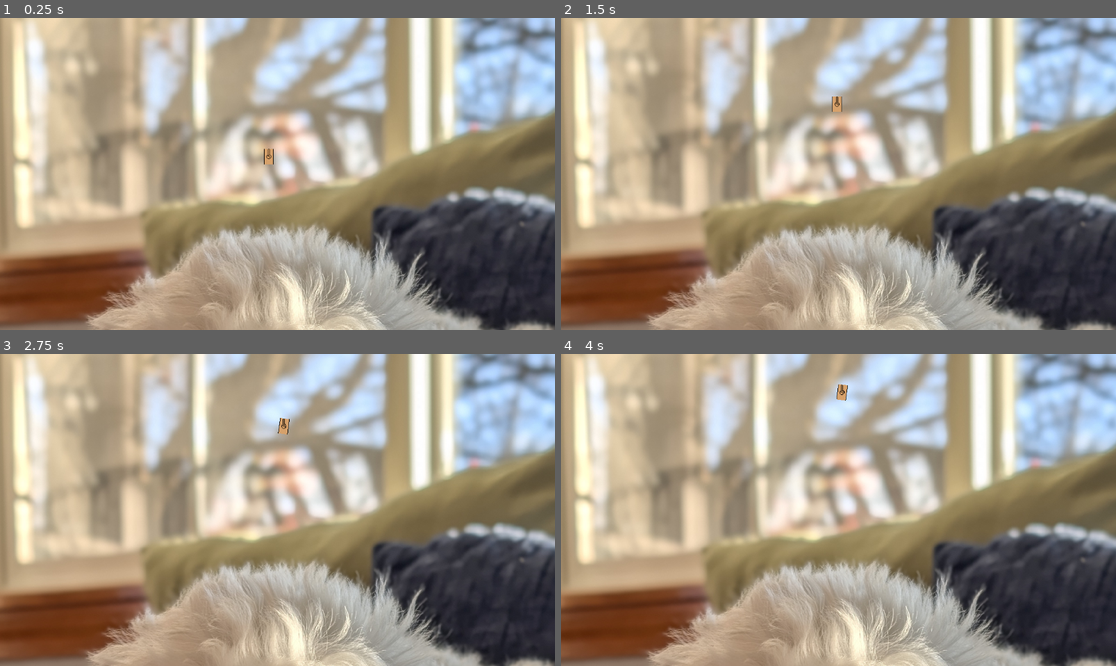
Above: before the commit, frames 1-4 (two rows, left to right).
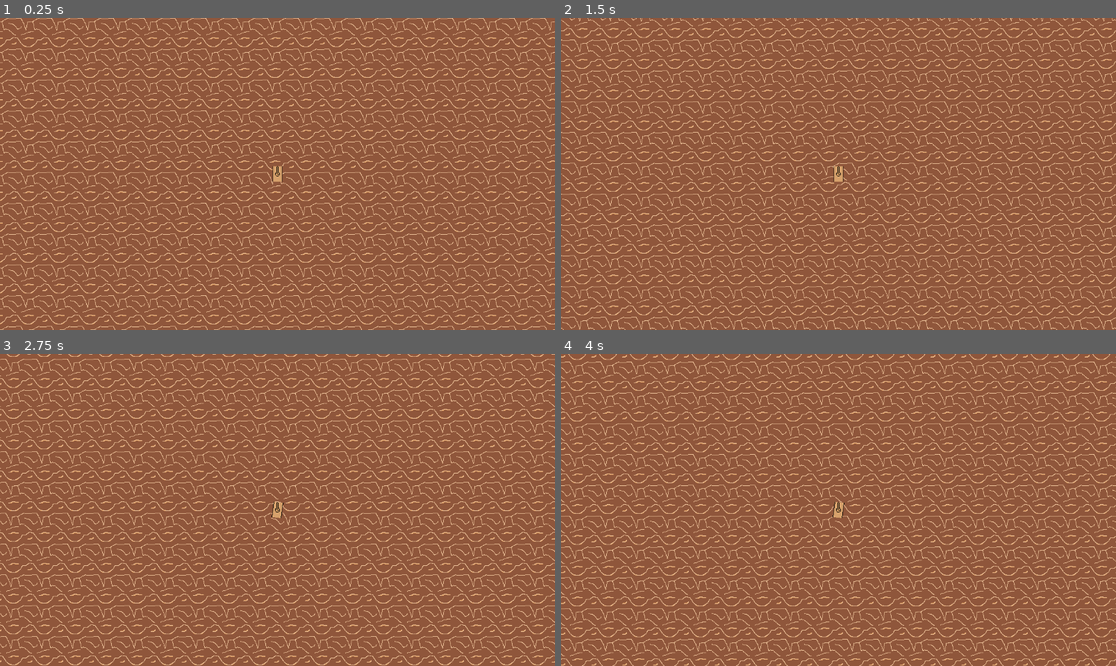
Above: after the commit, the same moments.

Repository: nmfightmaster/tank-survivor
Game: Godot game, scene res://scenes/world.tscn
Two runs of this game, one before a commit and one after it. Both use one fixed random seed, a clock stepped at 60 frames per second and the inputs below.
Inputs:
- Up to frame 1 (0.25 s): no input
- Up to frame 2 (1.5 s): tap Enter at 0.5 s; hold W (move_forward) 0.53-1.28 s; tap D (turn_clockwise) at 0.6 s; hold S (move_backward) from 1.28 s (still down); tap A (turn_counter_clockwise) at 1.35 s
- Up to frame 3 (2.75 s): release S (move_backward) at 2.03 s; hold W (move_forward) from 2.03 s (still down); tap D (turn_clockwise) at 2.1 s
- Up to frame 4 (4 s): tap A (turn_counter_clockwise) at 2.85 s; release W (move_forward) at 3.53 s; hold S (move_backward) from 3.53 s (still down); tap D (turn_clockwise) at 3.6 s

The runs differ from the first frame. In frame 1, 97% of the frame differs, in the area x 0-100%, y 0-100%; in frame 2, 97%; in frame 3, 97%; in frame 4, 97%.

Commit message:
parallax background

Diff:
--- /dev/null
+++ b/scenes/background.gd
@@ -0,0 +1,11 @@
+extends ParallaxBackground
+
+func _ready() -> void:
+	var layer = $ParallaxLayer
+	var sprite = $ParallaxLayer/Sprite2D
+
+	if sprite and sprite.texture:
+		if sprite.region_enabled:
+			layer.motion_mirroring = sprite.region_rect.size
+		else:
+			layer.motion_mirroring = sprite.texture.get_size() * sprite.scale
--- /dev/null
+++ b/scenes/background.tscn
@@ -0,0 +1,17 @@
+[gd_scene load_steps=3 format=3 uid="uid://bud6b6aep1j11"]
+
+[ext_resource type="Texture2D" uid="uid://cwkfbuayb3txq" path="res://sprites/dirt_tile.png" id="1_bkp1e"]
+[ext_resource type="Script" uid="uid://4ib3q1ckeoqe" path="res://scenes/background.gd" id="2_y0upk"]
+
+[node name="Background" type="ParallaxBackground"]
+script = ExtResource("2_y0upk")
+
+[node name="ParallaxLayer" type="ParallaxLayer" parent="."]
+motion_scale = Vector2(1, 1)
+
+[node name="Sprite2D" type="Sprite2D" parent="ParallaxLayer"]
+texture_repeat = 2
+texture = ExtResource("1_bkp1e")
+centered = false
+region_enabled = true
+region_rect = Rect2(0, 0, 4096, 4096)
--- a/scenes/player.tscn
+++ b/scenes/player.tscn
@@ -24,3 +24,5 @@
 
 [node name="TankTurretSprite" type="Sprite2D" parent="."]
 texture = ExtResource("3_qhqgy")
+
+[node name="Camera2D" type="Camera2D" parent="."]
--- a/scenes/world.tscn
+++ b/scenes/world.tscn
@@ -1,14 +1,12 @@
 [gd_scene load_steps=3 format=3 uid="uid://d05isox83rlk8"]
 
-[ext_resource type="Texture2D" uid="uid://bl2n2r172ito" path="res://sammi.jpg" id="1_nnsk1"]
+[ext_resource type="PackedScene" uid="uid://bud6b6aep1j11" path="res://scenes/background.tscn" id="2_4wyf3"]
 [ext_resource type="PackedScene" uid="uid://bjp2xgds1j05w" path="res://scenes/player.tscn" id="2_rwgxs"]
 
 [node name="world" type="Node2D"]
 
-[node name="Sprite2D" type="Sprite2D" parent="."]
-position = Vector2(734, 1010)
-scale = Vector2(0.48209634, 0.49754903)
-texture = ExtResource("1_nnsk1")
-
 [node name="Player" parent="." instance=ExtResource("2_rwgxs")]
 position = Vector2(558, 288)
+
+[node name="Background" parent="." instance=ExtResource("2_4wyf3")]
+layer = -1
Not shown, added: scenes/background.gd.uid
Binary file added: sprites/dirt_tile.aseprite
Binary file added: sprites/dirt_tile.png
Not shown, added: sprites/dirt_tile.png.import
